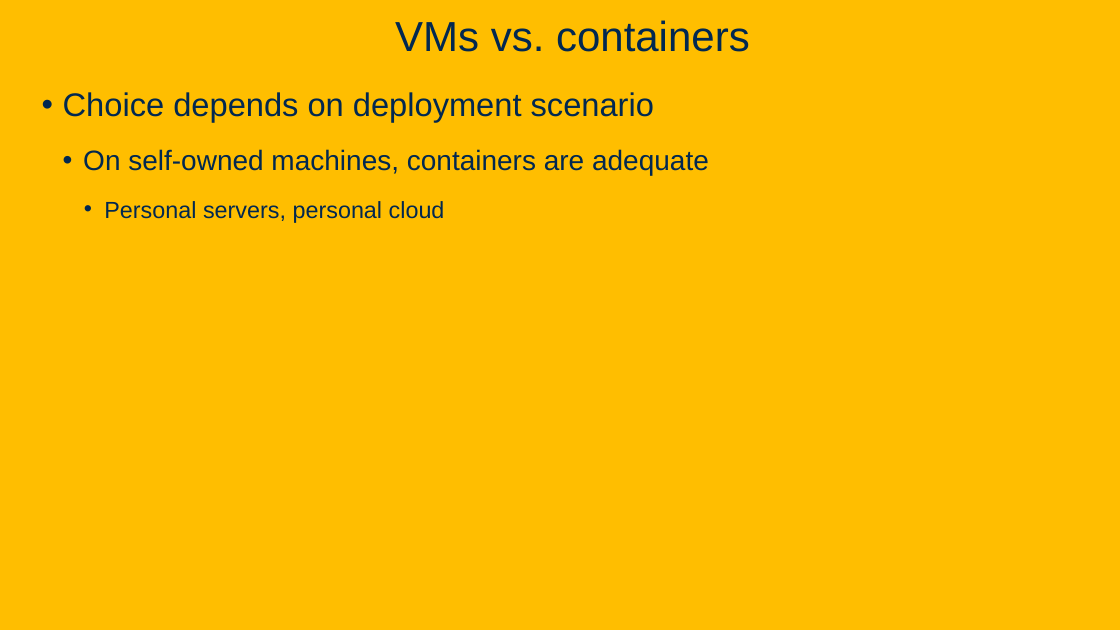
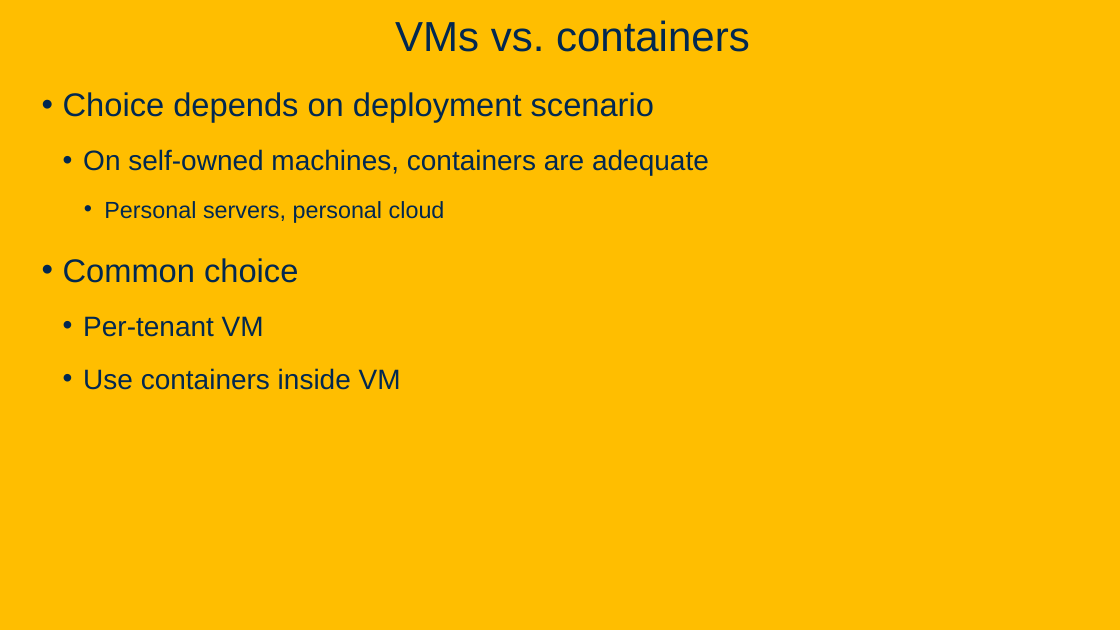
Before and after one commit to davsec-teaching/ecs160-f25, a slide deck: slide 33 of slides/6_software_architecture.pptx (slide 31 before the commit). Drawn at 1120x630 pixels with LibreOffice and Linux fonts; fonts in the diff are those of the drawing; background and template pictures are left out. Boxes give left, top, right and bottom in pixels: in the first picture for what was removed or moved away, otherwise in the second. Text is boxed around its words. In the diff, an @@ line names an element or a change of style, - is before the commit and + after.

```diff
--- a/slides/6_software_architecture.pptx
+++ b/slides/6_software_architecture.pptx
@@ text at box(63, 258, 401, 390): paragraphs added @@
+• Common choice
+  • Per-tenant VM
+  • Use containers inside VM
```
Also in this commit, not shown: 19 other slides changed, 11 slides added, 1 slide removed.
